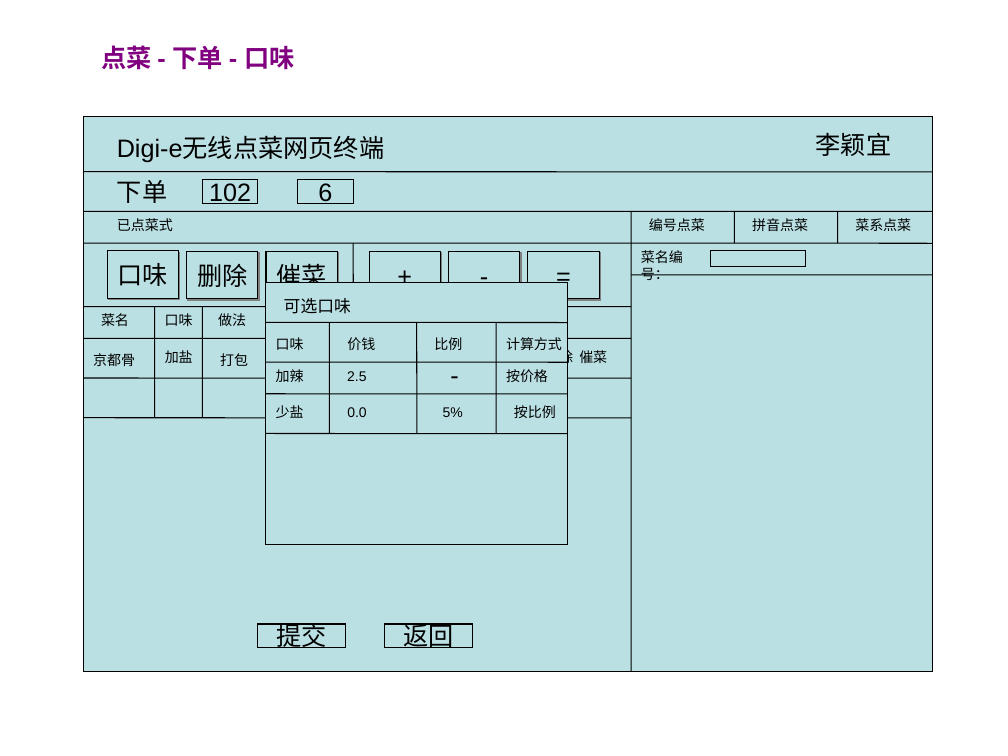
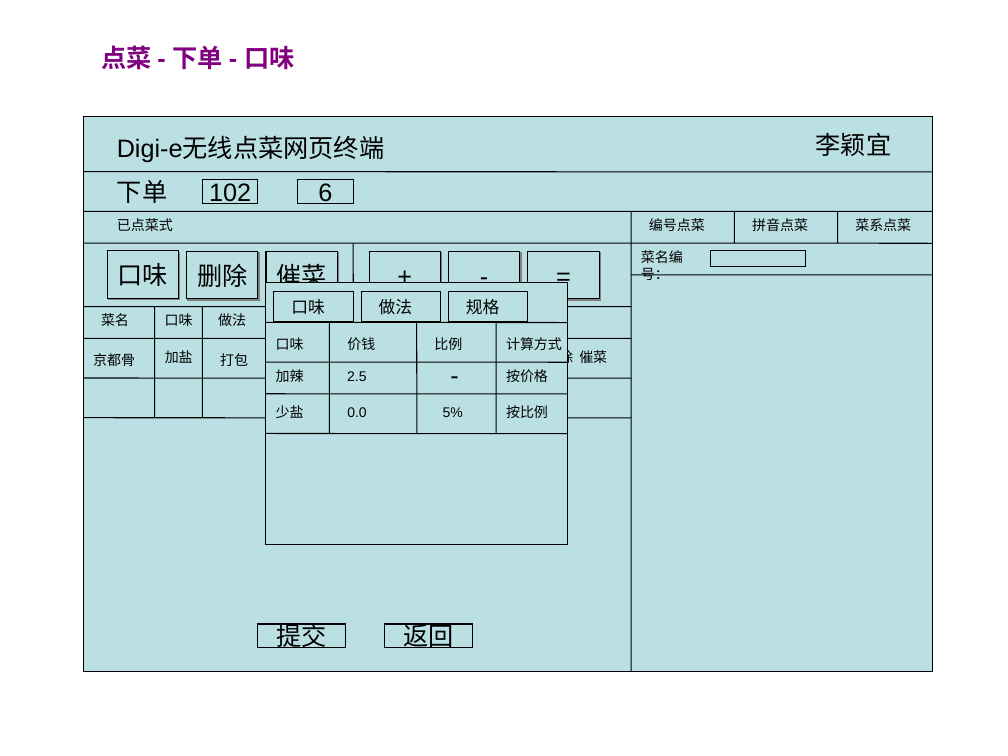
Before and after one commit to runt18/wireless-order-solution, a slide deck: slide 5 of doc/Digi-e网页终端需求.ppt. Drawn at 1008x756 pixels with LibreOffice and Linux fonts; fonts in the diff are those of the drawing. Boxes give left, top, right and bottom in pixels: in the first picture for what was removed or moved away, otherwise in the second. Text is boxed around its words. In the diff, an @@ line names an element or a change of style, - is before the commit and + after.

```diff
--- a/doc/Digi-e网页终端需求.ppt
+++ b/doc/Digi-e网页终端需求.ppt
@@ rectangle "口味": place and size @@
-rectangle "口味" at [284,298,351,314]
+rectangle "口味" at [274,291,354,322]
@@ rectangle "口味" at [274,291,354,322]: vertical alignment top to middle; outline none to #000000 0.74 pt @@
@@ text in rectangle at [291,299,325,315]: text changed @@
-可选口味
+口味
@@ rectangle added at [361,291,439,322], outline #000000 0.74 pt, 12 pt, text #000000 @@
+做法
@@ rectangle added at [449,291,528,322], outline #000000 0.74 pt, 12 pt, text #000000 @@
+规格
@@ text "按比例": place and size @@
-text "按比例" at [514,405,556,418]
+text "按比例" at [506,405,548,418]
```
